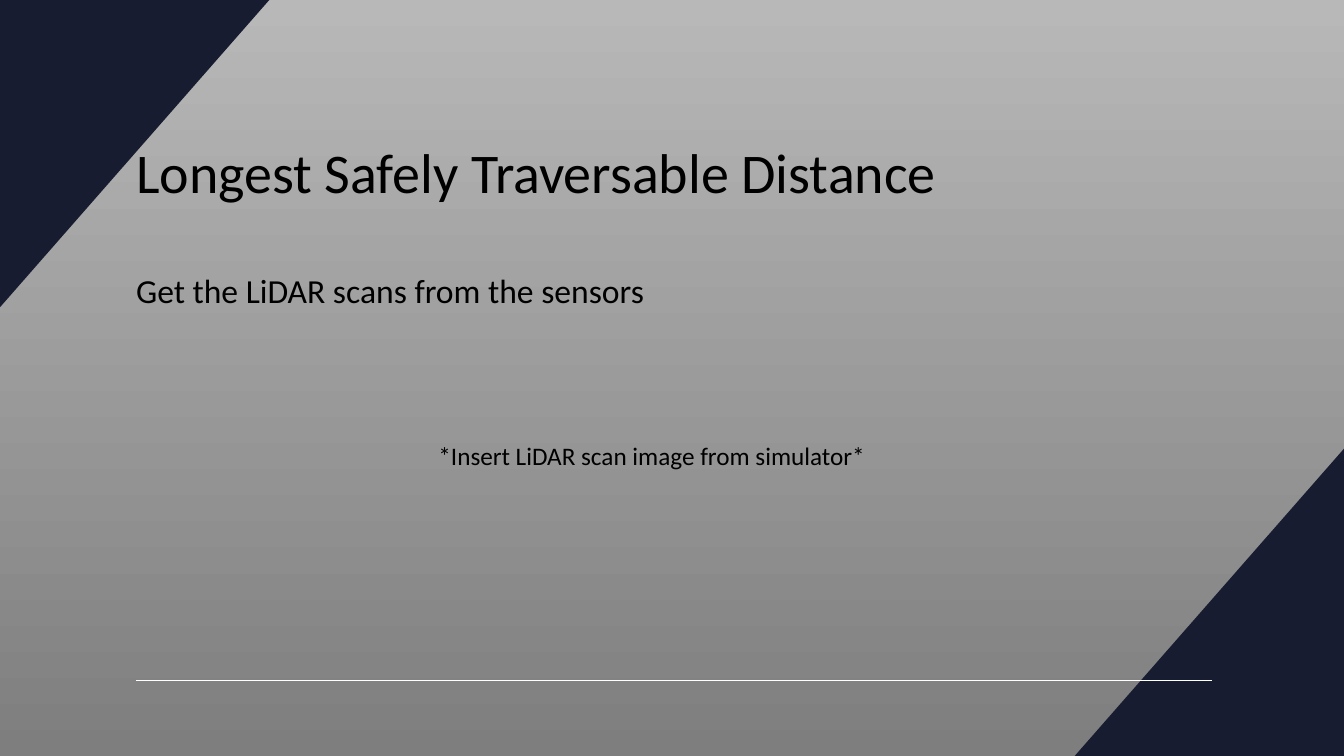
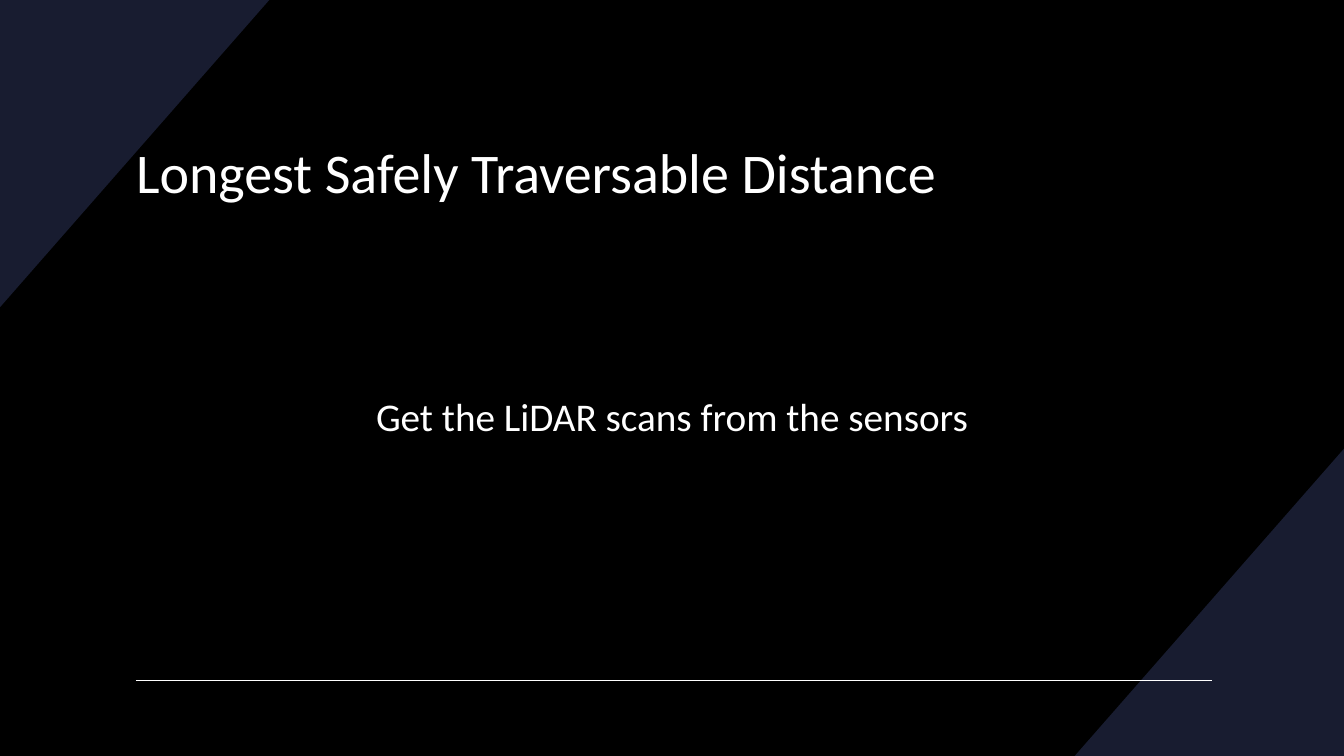
Before and after one commit to RacingAI/Reactive-Methods-Workshop, a slide deck: slide 3 of Disparity_Extender.pptx. Drawn at 1344x756 pixels with LibreOffice and Linux fonts; fonts in the diff are those of the drawing. Boxes give left, top, right and bottom in pixels: in the first picture for what was removed or moved away, otherwise in the second. Text is boxed around its words. In the diff, an @@ line names an element or a change of style, - is before the commit and + after.

```diff
--- a/Disparity_Extender.pptx
+++ b/Disparity_Extender.pptx
@@ background gradient #B9B9B9 to #7E7E7E to #000000 @@
@@ title "Longest Safely Traversable Distance" at (136, 146, 936, 203): text colour #000000 to #FFFFFF @@
@@ text "Get the LiDAR scans from ...": place and size @@
-text "Get the LiDAR scans from ..." at (136, 279, 644, 303)
+text "Get the LiDAR scans from ..." at (376, 403, 968, 432)
@@ text "Get the LiDAR scans from ..." at (376, 403, 968, 432): size 24 to 28 pt, text colour #000000 to #FFFFFF; alignment left to centre @@
@@ text removed at (438, 447, 864, 470) @@
-*Insert LiDAR scan image from simulator*
```
Also in this commit, not shown: 7 other slides changed, 23 slides added, 1 slide removed, 5 other files.
